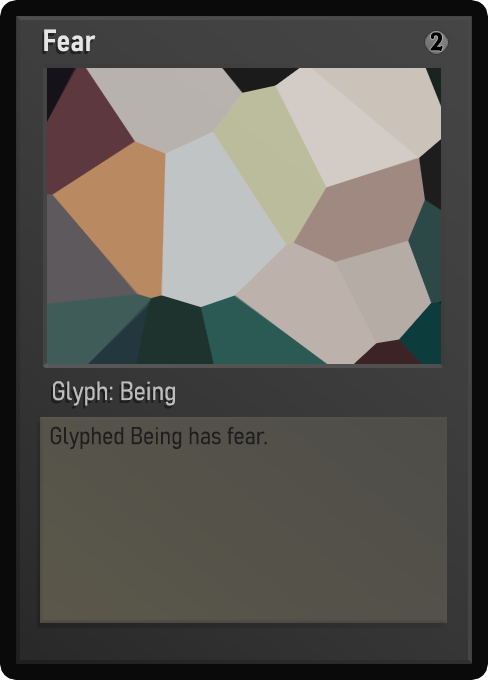
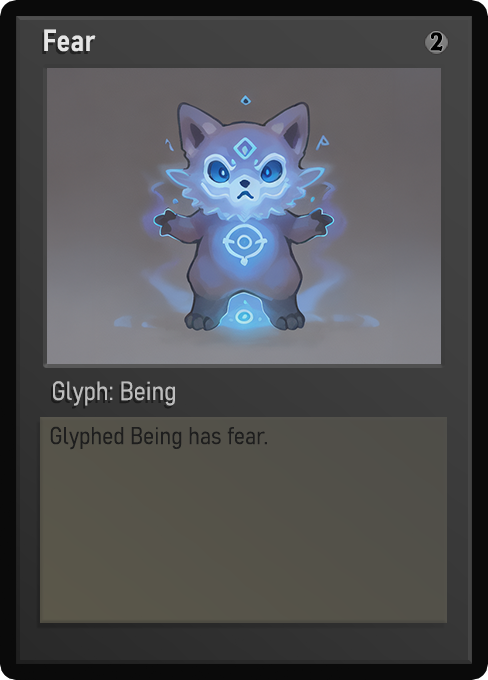
The second 488 x 680 image is a revision of the first. Changes to its layers:
painted on "Name" over [58, 36, 82, 52]
painted on "Class" over [53, 381, 175, 406]
painted on "Desc_norm" over [52, 427, 267, 450]
painted on "Artwork" over [47, 68, 441, 364]
